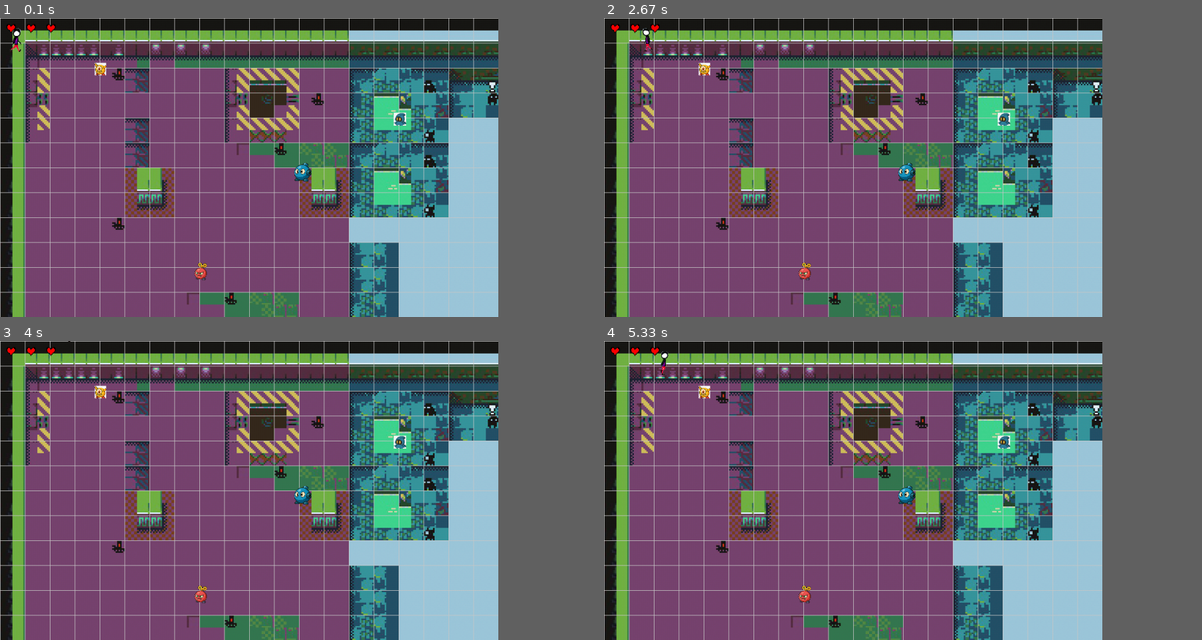
Above: before the commit, frames 1-4 (two rows, left to right).
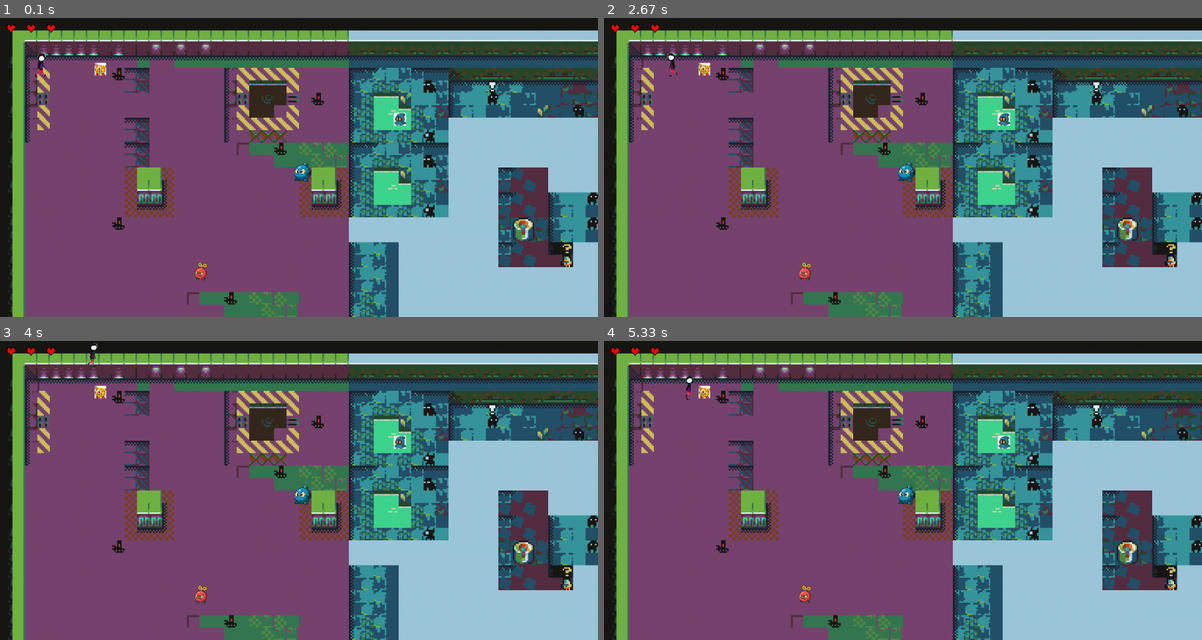
Above: after the commit, the same moments.

Repository: Jeefry465/Proyecto_pygame
Game: pygame game, started from Proyecto Final/juego.py
Same seed, same stepped clock (60 frames per second), same inputs: the game is played once before the commit and once after it.
Inputs:
- Up to frame 1 (0.1 s): no input
- Up to frame 2 (2.67 s): hold D 0.33-0.8 s; hold W 0.83-1.13 s; hold D 1.17-1.63 s; hold A 1.67-2.2 s; hold S 2.23-2.53 s; hold A from 2.57 s (still down)
- Up to frame 3 (4 s): release A at 2.97 s; hold W 3-3.37 s; hold D from 3.4 s (still down)
- Up to frame 4 (5.33 s): release D at 4.03 s; hold S 4.07-4.43 s; hold A 4.47-4.93 s; hold D from 4.97 s (still down)
In our replay, the window is 750x450 before the commit and 900x450 after it. These sizes can differ from the game's own. Grey fills any space a smaller window leaves; there, only what the larger window draws over its background counts as a difference.

The runs differ from the first frame. In frame 1, 16% of the frame differs, in the area x 0-100%, y 0-100%; in frame 2, 16%; in frame 3, 16%; in frame 4, 16%.

Commit message:
Cámara
Hace que la cámara siga el desplazamiento del jugador

Diff:
--- a/Proyecto Final/bomberman.py
+++ b/Proyecto Final/bomberman.py
@@ -2,9 +2,10 @@
 import time
 import math
 import random
+from constantes import *
 
 class Personaje:
-    def __init__(self, x, y, animacion_jugador,energia):
+    def __init__(self, x, y, animacion_jugador,energia, tipo):
         self.energia = energia
         self.vivo = True
         self.player = pygame.Rect(0, 0, 20, 20)
@@ -15,15 +16,16 @@
         self.actualizar_tiempo = pygame.time.get_ticks() # Guarda el tiempo actual para controlar la animación
         self.imagen = self.animacion_jugador[self.frame] # Asigna la imagen del jugador desde la lista de animación
         self.flip = False # Variable para controlar la dirección de la imagen del jugador
+        self.tipo = tipo  # Tipo de personaje (jugador o enemigo)
 
-    def dibujar(self,ventana):
+    def dibujar(self,ventana, desplazamiento_x = 0, desplazamiento_y = 0):
 
         # Selecciona la imagen volteada o normal según la dirección
         imagen_a_dibujar = pygame.transform.flip(self.imagen, self.flip, False)
-        ventana.blit(imagen_a_dibujar, self.player)
-
+        ventana.blit(imagen_a_dibujar, (self.player.x - desplazamiento_x, self.player.y - desplazamiento_y))
 
     def movimiento(self, eje_x, eje_y):
+        posicion_pantalla = [0, 0]  # Inicializa la posición de la pantalla en (0, 0)
         if eje_x < 0:
             self.flip = True
         elif eje_x > 0:
@@ -31,6 +33,12 @@
 
         self.player.x = self.player.x + eje_x
         self.player.y = self.player.y + eje_y
+
+        # Calcula la posición de la pantalla en función de la posición del jugador
+        if self.tipo == 'jugador':
+            self.player.x = max(0, min(self.player.x, COLUMNAS * TAMANO_CUADRICULA - self.player.width)) # Limita la posición x del jugador para que no salga de los límites del mapa
+            self.player.y = max(0, min(self.player.y, FILAS * TAMANO_CUADRICULA - self.player.height)) # Limita la posición y del jugador para que no salga de los límites del mapa
+        return posicion_pantalla # Devuelve la posición de la pantalla, que en este caso es (0, 0) ya que no se está desplazando la pantalla
 
     # Actualiza la imagen del jugador
     def actualizar(self):
@@ -83,7 +91,9 @@
 
 
 
-    def dibujar(self, ventana):
+    def dibujar(self, ventana, desplazamiento_x = 0, desplazamiento_y = 0):
+        ventana.blit(self.imagen,(self.x - desplazamiento_x, self.y - desplazamiento_y)) # Dibuja la imagen de la bomba en la ventana en la posición ajustada por el desplazamiento
+
         # Si la bomba no ha explotado, dibuja un rectángulo negro (la bomba)
         if not self.explotada:
             pygame.draw.rect(ventana, (0, 0, 0), self.rect)
--- a/Proyecto Final/constantes.py
+++ b/Proyecto Final/constantes.py
@@ -18,3 +18,5 @@
 #Tamaño mundo
 FILAS = 18
 COLUMNAS = 30
+#LIMITE DE LA PANTALLA
+LIMITE_PANTALLA = 15
--- a/Proyecto Final/juego.py
+++ b/Proyecto Final/juego.py
@@ -6,7 +6,7 @@
 from mundo import Mundo
 import csv
 
-  #Funcion que ayuda a ajustar el tamaño de las imagenes
+#Funcion que ayuda a ajustar el tamaño de las imagenes
 def tamano_imagenes(imagen,tamano):
     ancho = imagen.get_width()
     alto = imagen.get_height()
@@ -27,8 +27,10 @@
     pygame.init()
 
     # Crear una ventana
-    ventana = pygame.display.set_mode((1000, 600))
+    ventana = pygame.display.set_mode((1200, 600))
     pygame.display.set_caption("BomberMan")
+
+    posicion_pantalla = [0, 0]
 
     #Importar barra de energia
     corazon_vacio = pygame.image.load("Proyecto Final//Recursos//Corazon Vida//barra1.png").convert_alpha()
@@ -116,13 +118,13 @@
             pygame.draw.line(ventana, GRIS, (0, x * TAMANO_CUADRICULA ), (1000, x * TAMANO_CUADRICULA)) # Linea horizontal
 
     # Se crea el jugador,posicion en el plano, adopta imagen jugador la cual es la imagen 1
-    jugador = Personaje(30,30,animacion_jugador, energia = 100)
+    jugador = Personaje(80,80,animacion_jugador, energia = 100, tipo='jugador')
 
     #Se crea los enemigos que adopta la clase personaje
-    enemigo1 = Personaje(400,500,animacion_enemigos[0], energia = 100)
-    enemigo2 = Personaje(600,300,animacion_enemigos[1], energia =100)
-    enemigo3 = Personaje(800,200,animacion_enemigos[2], energia = 100)
-    enemigo4 = Personaje(200,100,animacion_enemigos[3] ,energia = 100)
+    enemigo1 = Personaje(400,500,animacion_enemigos[0], energia = 100, tipo='enemigo')
+    enemigo2 = Personaje(600,300,animacion_enemigos[1], energia =100, tipo='enemigo')
+    enemigo3 = Personaje(800,200,animacion_enemigos[2], energia = 100, tipo='enemigo')
+    enemigo4 = Personaje(200,100,animacion_enemigos[3] ,energia = 100, tipo='enemigo')
 
 
 
@@ -173,6 +175,18 @@
         # Actualizar el jugador
         jugador.actualizar()
 
+        #Desplazar el jugador en la pantalla
+        desplazamiento_x = jugador.player.x - ventana.get_width() // 2 # Calcula el desplazamiento en el eje x
+        desplazamiento_y = jugador.player.y - ventana.get_height() // 2 # Calcula el desplazamiento en el eje y
+
+        # Limitar el desplazamiento para que no se salga del mundo
+        maximo_desplazamiento_x = (COLUMNAS * TAMANO_CUADRICULA) - ventana.get_width()
+        maximo_desplazamiento_y = (FILAS * TAMANO_CUADRICULA) - ventana.get_height()
+        maximo_desplazamiento_x = max(0, maximo_desplazamiento_x)
+        maximo_desplazamiento_y = max(0, maximo_desplazamiento_y)
+        desplazamiento_x = max(0, min(desplazamiento_x, maximo_desplazamiento_x))
+        desplazamiento_y = max(0, min(desplazamiento_y, maximo_desplazamiento_y))
+
         #Actualizar enemigo
         for enemi in lista_enemigos:
             enemi.actualizar()
@@ -180,7 +194,7 @@
 
 
         #hacer mover al jugador
-        jugador.movimiento(eje_x, eje_y)
+        posicion_pantalla = jugador.movimiento(eje_x, eje_y)
 
         for evento in pygame.event.get():
             if evento.type == pygame.QUIT:
@@ -226,28 +240,29 @@
         # Llenar la pantalla con un color
         ventana.fill(BLANCO)
 
-        # Dibujar el mundo
-        mundo.dibujar_mundo(ventana)
-
         #Dibujar lines guias del grid
         dibujar_cuadricula()
+
+        # Dibujar el mundo
+        mundo.dibujar_mundo(ventana, desplazamiento_x, desplazamiento_y)
+        # Actualizar el mundo con el desplazamiento
 
         nuevas_bombas = []
         # Actualizar y dibujar bombas
         for bomba in bombas:
             eliminar = bomba.actualizar(lista_enemigos)
-            bomba.dibujar(ventana)
+            bomba.dibujar(ventana, desplazamiento_x, desplazamiento_y)
             if not eliminar:
                 nuevas_bombas.append(bomba)
         bombas = nuevas_bombas
 
 
         # Dibujar el jugador
-        jugador.dibujar(ventana)
+        jugador.dibujar(ventana, desplazamiento_x, desplazamiento_y) # Dibuja el jugador en la ventana con el desplazamiento calculado
 
         # Dibujar enemigo
         for enemi in lista_enemigos:
-            enemi.dibujar(ventana)
+            enemi.dibujar(ventana, desplazamiento_x, desplazamiento_y) # Dibuja cada enemigo en la ventana con el desplazamiento calculado
 
         # Dibujar la barra de vida del jugador
         vida_jugador()
--- a/Proyecto Final/mundo.py
+++ b/Proyecto Final/mundo.py
@@ -20,7 +20,13 @@
                 mapa_data = [imagen, imagen_rect, imagen_x, imagen_y] # Crea una lista con la imagen, el rectángulo y las coordenadas
                 self.map.append(mapa_data) # Añade la lista al mapa
 
-    def dibujar_mundo(self, ventana): # Dibuja el mundo en la ventana
+    def actualizar_mundo(self, posicion_pantalla):
+        for tile in self.map:
+            tile[1].x += posicion_pantalla[0]
+            tile[1].y += posicion_pantalla[1]
+            tile[1].topleft = (tile[2] + posicion_pantalla[0], tile[3] + posicion_pantalla[1])
+
+    def dibujar_mundo(self, ventana, desplazamineto_x = 0, desplazamiento_y = 0): # Dibuja el mundo en la ventana
         for tile in self.map: # Recorre cada tile en el mapa
-            ventana.blit(tile[0], tile[1]) # Dibuja la imagen del tile en la ventana usando su rectángulo
-            # tile[0] es la imagen y tile[1] es el rectángulo de la imagen
+            imagen, imagen_rect, imagen_x, imagen_y = tile
+            ventana.blit(imagen, (imagen_x - desplazamineto_x, imagen_y - desplazamiento_y)) # Dibuja la imagen en la ventana en la posición calculada
